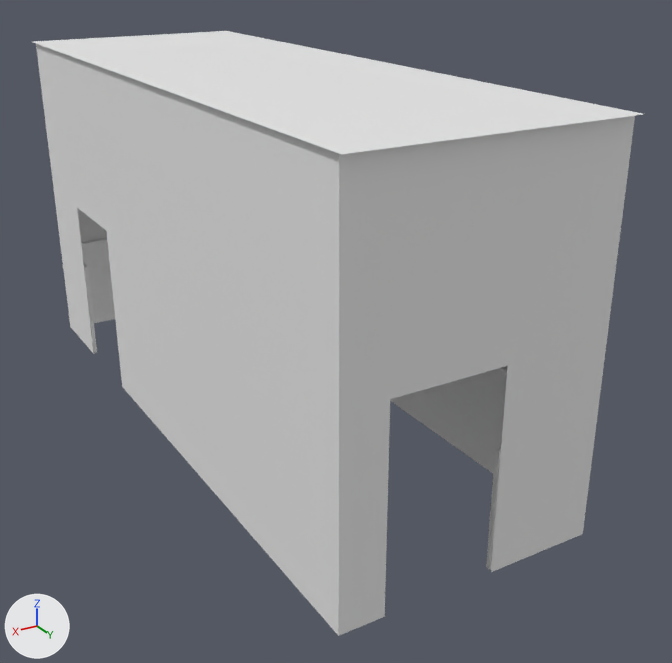
Before and after pictures for a commit that changed the Blender file Hart DollHouse/Assets/Models/Bathroom/BathroomWalls/BathroomWalls.blend.
Before and after are seen from a camera (50 mm lens) standing at (5.51, 8.3, 6.78) and looking at (0.27, -0.43, 2.42). Lighting does not change. The marker at lower left points along +X, +Y and +Z.

In view in the first picture: 'Ceiling', 'SideTile0', 'Wallpaper'.
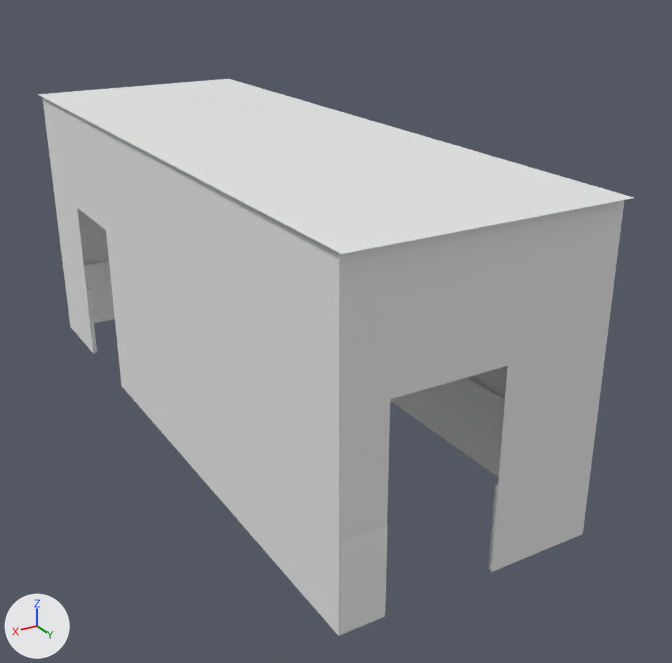
Location of each change, [x1, y1, x2, y2] in pixels of the pictures (672 x 663 px; the box of a moved part takes in the faces that stretch with it):
'Wallpaper', reshaped (9% shorter): before [36, 44, 635, 636]; after [43, 98, 624, 636]
'Ceiling', moved: before [33, 31, 643, 154]; after [37, 79, 633, 254]
part 1 of me_plane, moved or reshaped: before [339, 116, 635, 414]; after [339, 200, 624, 414]
part 2 of me_plane, moved or reshaped: before [36, 44, 77, 207]; after [43, 98, 184, 207]
part 3 of me_plane, moved or reshaped: before [60, 52, 339, 414]; after [66, 110, 339, 414]
'SideTile1', unchanged, uncovered by the edit: after [341, 527, 387, 632]

The change, as a diff of the scene's bpy script:
```diff
--- a/Hart DollHouse/Assets/Models/Bathroom/BathroomWalls/BathroomWalls.blend.py
+++ b/Hart DollHouse/Assets/Models/Bathroom/BathroomWalls/BathroomWalls.blend.py
@@ me_plane @@
 me_plane.from_pydata(...)  # 24 vertices, 14 faces; spans x -1.29..1.29, y -1.0..1.09, z -7.02..0.13
 # used by ob_wallpaper; parent = ob_bathroomwalls; location = (0.739, -5.068, 3.177); rotation_euler = (1.571, 0.0, 0.0), in degrees (90, 0, 0); scale = (1.12, 2.02, 1.12)
+# me_plane part 1: all 4 vertices in x -1.29..1.29, y 1.09, z -7.02 are moved by (0.0, -0.36, 0.0)
+# me_plane part 2: all 3 vertices in x -1.28..1.29, y 1.09, z -0.9..0.13 are moved by (0.0, -0.36, 0.0)
+# me_plane part 3: the 1 vertex in x 1.29, y 1.09, z -2.01 is moved by (0.0, -0.36, 0.02)
 me_plane.materials.append(mat_plaster)
@@ ob_ceiling @@
 ob_ceiling.matrix_parent_inverse = Matrix(((1.0, 0.0, 0.0, 0.655), (0.0, 1.0, 0.0, 3.375), (0.0, 0.0, 1.0, -1.231), (0.0, 0.0, 0.0, 1.0)))
-ob_ceiling.location = (0.774, -1.165, 5.395)
+ob_ceiling.location = (0.774, -1.165, 4.687)
 ob_ceiling.scale = (1.47, 4.1, 3.97)
```
